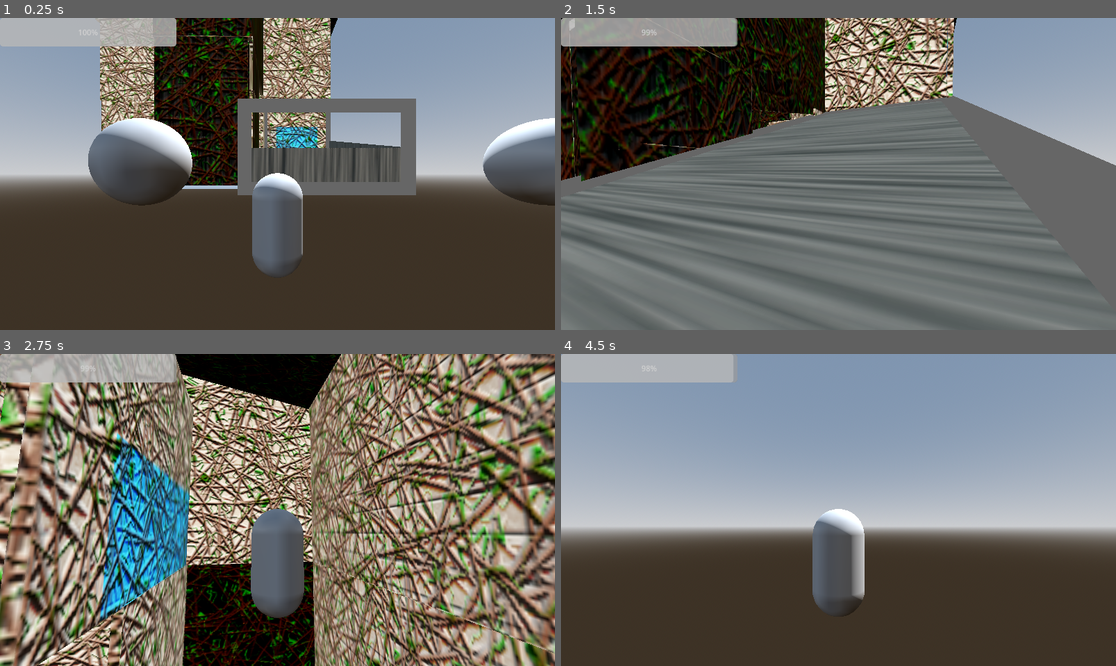
Above: before the commit, frames 1-4 (two rows, left to right).
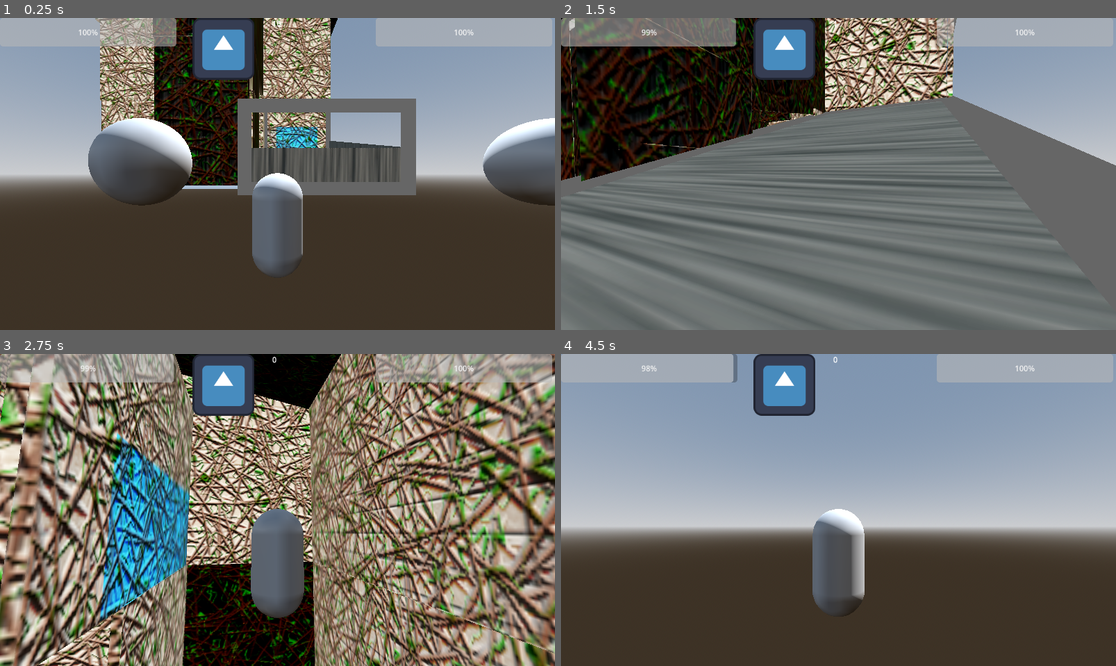
Above: after the commit, the same moments.

Repository: abody2k/Home-to-be
Game: Godot game, scene res://scenes/house.tscn
Same seed, same stepped clock (60 frames per second), same inputs: the game is played once before the commit and once after it. The project has no main scene, so this scene is started directly. The engine's default icon, where the game draws it, is replaced by a stand-in: a white triangle on a blue panel in a dark square.
Inputs (mouse positions are in pixels of both pictures, inside the frame that each line leads up to):
- Up to frame 1 (0.25 s): no input
- Up to frame 2 (1.5 s): move the mouse to (866, 174) at 0.52 s; press the mouse at (866, 174) at 0.53 s; hold Up (forward) from 0.53 s (still down); tap Space (jump) at 0.77 s; move the mouse to (810, 174) at 1.27 s; release the mouse at (810, 174) at 1.28 s; click (810, 174) at 1.35 s
- Up to frame 3 (2.75 s): keep holding Up (forward); tap Space (jump) at 1.52 s; move the mouse to (288, 503) at 2.02 s; press the mouse at (288, 503) at 2.03 s; tap E (eat) at 2.1 s
- Up to frame 4 (4.5 s): keep holding Up (forward); move the mouse to (832, 516) at 2.77 s; release the mouse at (832, 516) at 2.78 s; click (832, 516) at 2.85 s; tap Space (jump) at 3.02, 3.77 s; move the mouse to (877, 513) at 3.52 s; press the mouse at (877, 513) at 3.53 s; tap Enter at 4.25 s; move the mouse to (794, 506) at 4.27 s; release the mouse at (794, 506) at 4.28 s; tap E (eat) at 4.35 s

The runs differ from the first frame. In frame 1, 5.8% of the frame differs, in the area x 14-100%, y 0-20%; in frame 2, 7.7%, in the area x 0-100%, y 0-20%; in frame 3, 5.9%; in frame 4, 5.2%.

Commit message:
Added bullets UI and synced all UIs to their values

Diff:
--- a/scenes/mc.tscn
+++ b/scenes/mc.tscn
@@ -1,6 +1,7 @@
 [gd_scene format=3 uid="uid://d4gibrj0qhoaf"]
 
 [ext_resource type="Script" uid="uid://ckpime2okaobd" path="res://scripts/mc.gd" id="1_yc5nw"]
+[ext_resource type="Texture2D" uid="uid://em34tq2genen" path="res://icon.svg" id="2_i6vl1"]
 
 [sub_resource type="CapsuleMesh" id="CapsuleMesh_hy1be"]
 
@@ -68,10 +69,32 @@
 anchors_preset = -1
 anchor_right = 0.31800002
 anchor_bottom = 0.091000006
-offset_right = -0.33602905
+offset_left = 780.0
+offset_right = 779.66394
 offset_bottom = 0.03199768
 value = 100.0
-show_percentage = false
+fill_mode = 1
+
+[node name="HBoxContainer" type="HBoxContainer" parent="CanvasLayer/Control" unique_id=211511273]
+layout_mode = 1
+anchors_preset = -1
+anchor_right = 1.0
+anchor_bottom = 0.080000006
+offset_left = 400.0
+offset_right = -426.0
+offset_bottom = 0.15999603
+
+[node name="TextureRect" type="TextureRect" parent="CanvasLayer/Control/HBoxContainer" unique_id=1672380425]
+layout_mode = 2
+size_flags_horizontal = 3
+texture = ExtResource("2_i6vl1")
+stretch_mode = 2
+
+[node name="bullets" type="RichTextLabel" parent="CanvasLayer/Control/HBoxContainer" unique_id=1775970962]
+layout_mode = 2
+size_flags_horizontal = 3
+text = "10"
+fit_content = true
 
 [connection signal="timeout" from="Timer" to="." method="_on_timer_timeout"]
 [connection signal="timeout" from="jumping" to="." method="_on_jumping_timeout"]
--- a/scripts/mc.gd
+++ b/scripts/mc.gd
@@ -19,7 +19,10 @@
 
 
 
-var ammo = 10
+var ammo = 10:
+	set(value):
+		ammo = value
+		$CanvasLayer/Control/HBoxContainer/bullets.text = str(value)
 
 const AMMO_MAX = 100
 
@@ -80,6 +83,7 @@
 func _input(event):
 	if Input.is_action_just_pressed("eat") and food_is_there:
 		eat_food(food_is_there.food_value)
+
 	if event is InputEventMouseMotion:
 		var ev = event as InputEventMouseMotion
 
@@ -109,6 +113,8 @@
 var jump_vector = Vector3.ZERO
 
 func _physics_process(delta):
+	if Input.is_action_pressed("attack"):
+		attack()
 
 	if not eating:
 		food -= delta * 0.5
@@ -147,8 +153,7 @@
 	if aiming:
 		$aim.rotation = $arm.rotation
 
-	if Input.is_action_pressed("attack"):
-		attack()
+
 
 
 func _on_timer_timeout():
